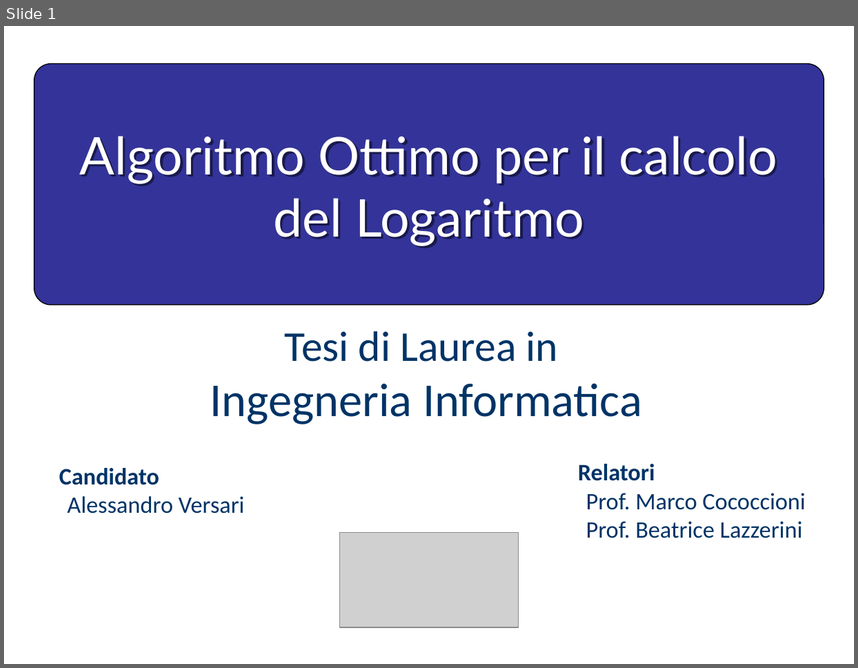
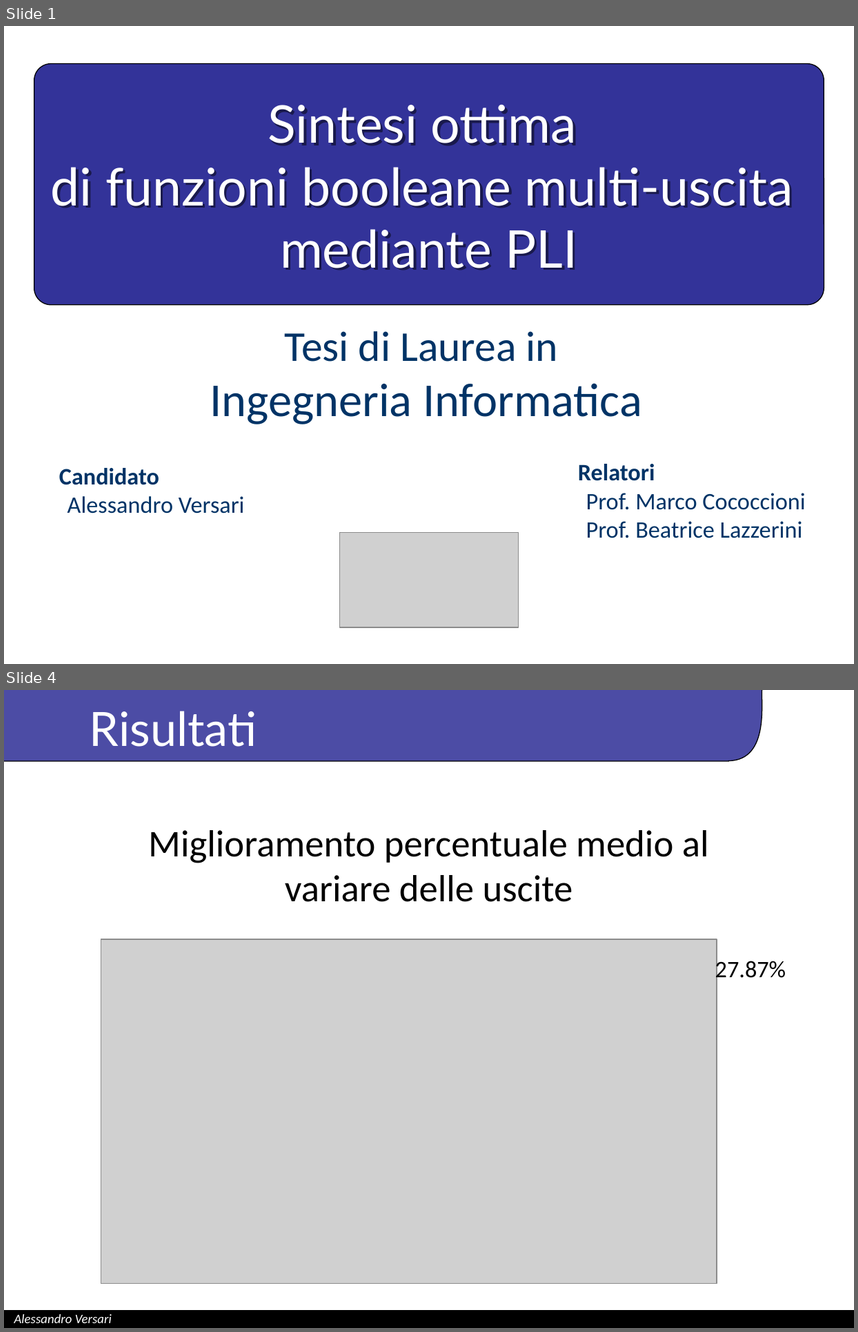
Before and after one commit to just-hms/Optimal-synthesis-of-multi-output-boolean-functions-using-ILP, a slide deck: PresentazioneTesiVersari.pptx. Shown one above the other, each under a label of ours: slide 1 before the commit, slides 1 and 4 after it; the slides between them are not shown. The pictures are 858x668 and 858x1332 pixels, drawn with LibreOffice and Linux fonts; fonts in the diff are those of the drawing; grey boxes stand for pictures; background and template pictures are left out. Boxes give left, top, right and bottom in pixels: in the first picture for what was removed or moved away, otherwise in the second. Text is boxed around its words. In the diff, an @@ line names an element or a change of style, - is before the commit and + after.

```diff
--- a/PresentazioneTesiVersari.pptx
+++ b/PresentazioneTesiVersari.pptx
@@ slide 4 added at (x1=4, y1=690, x2=854, y2=1328), background #FFFFFF @@
@@ freeform shape added at (x1=4, y1=690, x2=771, y2=761), fill #000080 at 70% opacity, outline #000000 0.75 pt @@
@@ rectangle added at (x1=764, y1=690, x2=853, y2=778), fill #FFFFFF, outline #FFFFFF 0.75 pt @@
@@ title added at (x1=90, y1=711, x2=257, y2=747), 40 pt, text #FFFFFF @@
+Risultati
@@ text added at (x1=771, y1=753, x2=842, y2=779), 12 pt, text #000080, bold @@
+PerLab
@@ text added at (x1=148, y1=830, x2=709, y2=902), 32 pt, text #000000 @@
+Miglioramento percentuale medio al variare delle uscite
@@ picture added at (x1=101, y1=939, x2=716, y2=1283) @@
@@ text added at (x1=715, y1=958, x2=786, y2=983), 20 pt, text #000000 @@
+27.87%
@@ rectangle added at (x1=4, y1=1310, x2=854, y2=1328), fill #000000, outline #000000 0.75 pt @@
@@ text added at (x1=14, y1=1314, x2=112, y2=1323), 11 pt, text #FFFFFF, italic @@
+Alessandro Versari
@@ slide 1 changed as well @@
@@ title at (x1=51, y1=105, x2=793, y2=270): text changed @@
-Algoritmo Ottimo per il calcolo del Logaritmo
+Sintesi ottima
+di funzioni booleane multi-uscita
+mediante PLI
```
Also in this commit, not shown: 2 other slides added, 3 slides removed, 7 other files.
